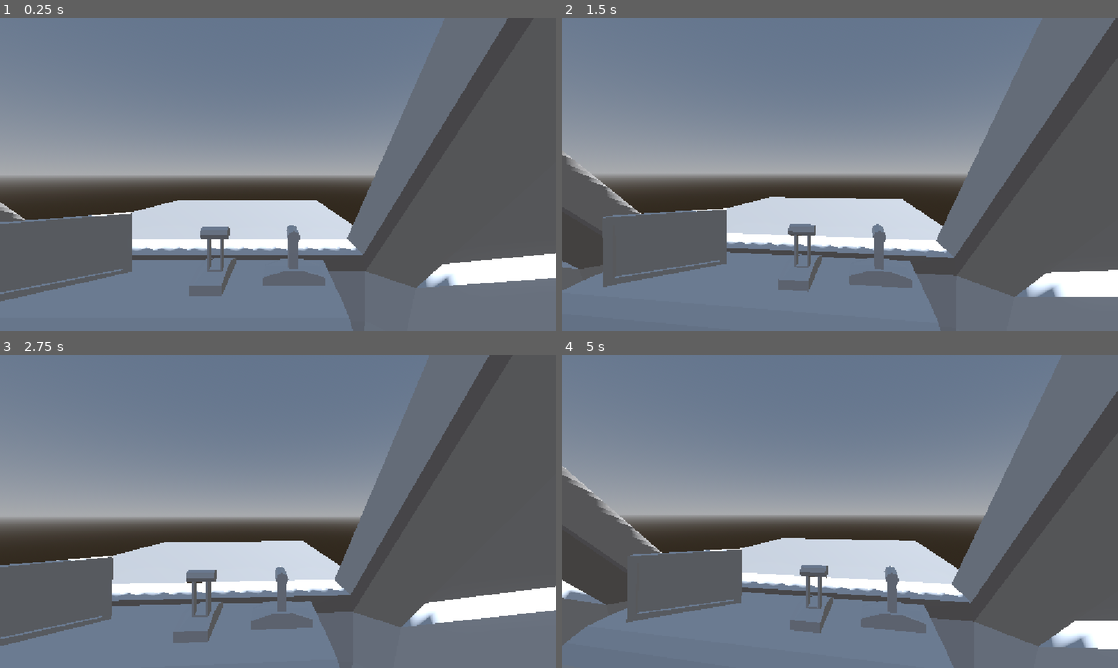
Above: before the commit, frames 1-4 (two rows, left to right).
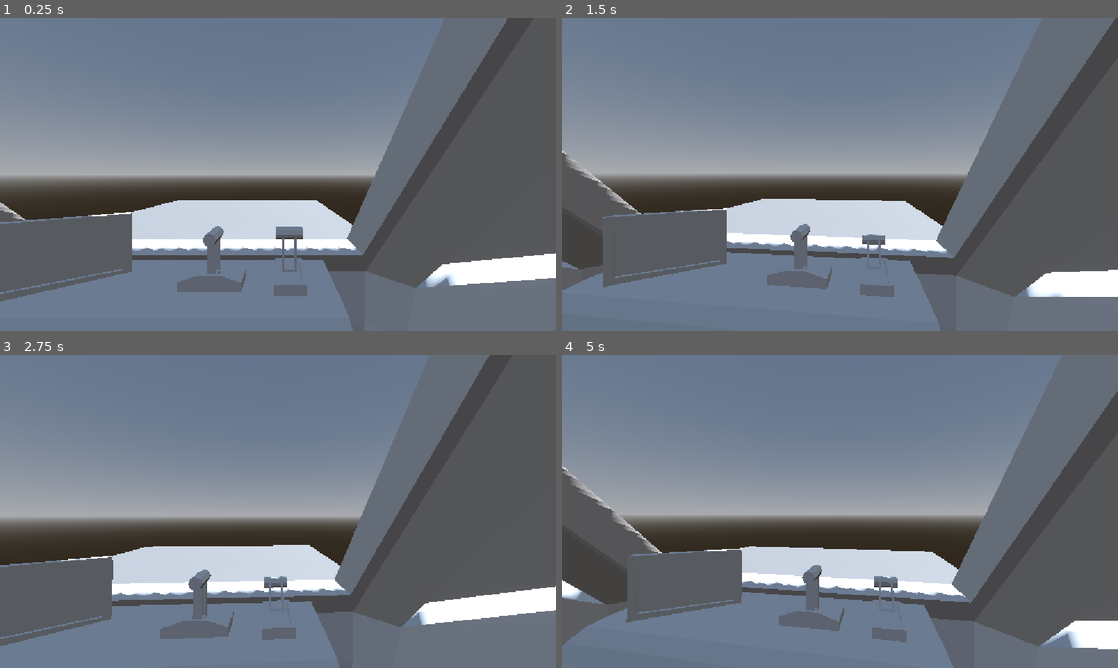
Above: after the commit, the same moments.

Repository: Koefte/space-adventures
Game: Godot game, scene res://scenes/main.tscn
Same seed, same stepped clock (60 frames per second), same inputs: the game is played once before the commit and once after it.
Inputs (mouse positions are in pixels of both pictures, inside the frame that each line leads up to):
- Up to frame 1 (0.25 s): no input
- Up to frame 2 (1.5 s): tap Enter at 0.5 s; move the mouse to (867, 174) at 0.52 s; hold W (move_forward) from 0.53 s (still down); move the mouse to (812, 174) at 1.27 s
- Up to frame 3 (2.75 s): keep holding W (move_forward); move the mouse to (289, 505) at 2.02 s
- Up to frame 4 (5 s): keep holding W (move_forward); move the mouse to (834, 517) at 2.77 s; move the mouse to (878, 514) at 3.52 s; move the mouse to (795, 508) at 4.27 s

The runs differ from the first frame. In frame 1, 1.8% of the frame differs, in the area x 31-59%, y 66-89%; in frame 2, 2.4%; in frame 3, 2.7%; in frame 4, 3.5%, in the area x 0-96%, y 35-94%.

Commit message:
added levers amd assets

Diff:
--- /dev/null
+++ b/lever.gd
@@ -0,0 +1,14 @@
+extends Node3D
+
+@export var max_angle = 55
+
+var lever_value = 0
+
+func get_value() -> float:
+	return lever_value
+
+func set_value(value: float) -> void:
+	lever_value = clamp(value, -1, 1)
+
+func _process(delta: float) -> void:
+	$Armature/Skeleton3D/Lever.rotation_degrees.x = lever_value * max_angle
--- /dev/null
+++ b/lever_handle.gd
@@ -0,0 +1 @@
+extends MeshInstance3D
--- /dev/null
+++ b/scenes/asset_scenes/lever.tscn
@@ -0,0 +1,7 @@
+[gd_scene format=3 uid="uid://wbg0nnwlkopi"]
+
+[ext_resource type="PackedScene" uid="uid://dnh8xsnrpbcsp" path="res://assets/Lever.glb" id="1_8rk8e"]
+[ext_resource type="Script" uid="uid://ckovi5lmmg7fq" path="res://lever.gd" id="2_xw5sw"]
+
+[node name="Lever" unique_id=1631798591 instance=ExtResource("1_8rk8e")]
+script = ExtResource("2_xw5sw")
--- a/scenes/main.tscn
+++ b/scenes/main.tscn
@@ -30,24 +30,24 @@
 use_collision = true
 size = Vector3(15.687256, 0.17675781, 29.361893)
 
-[node name="Player" parent="." unique_id=1377641394 instance=ExtResource("1_0wfyh")]
-transform = Transform3D(1, 0, 0, 0, 1, 0, 0, 0, 1, 0.40988368, 0.9966736, -0.85414135)
-
-[node name="Camera3D" parent="Player/Head" parent_id_path=PackedInt32Array(1377641394, 1476790502) index="0" unique_id=419748671]
-transform = Transform3D(1, 0, 0, 0, 1, 0, 0, 0, 1, 0, -0.43437707, 0)
-
-[node name="Interactor" type="Node3D" parent="Player" unique_id=1220830016]
-script = ExtResource("2_sugp2")
-
 [node name="Spaceship" parent="." unique_id=1268409057 instance=ExtResource("1_o5qli")]
 transform = Transform3D(0.5, 0, 0, 0, 0.5, 0, 0, 0, 0.5, 0, 0.56623554, 0)
 
 [node name="Windows" parent="Spaceship/spaceship" parent_id_path=PackedInt32Array(1268409057, 347072524) index="0" unique_id=419081125]
 transform = Transform3D(1, 0, 0, 0, 1, 0, 0, 0, 1, 0.0017743111, 0, 0.0034601688)
 
-[node name="Lever2" parent="Spaceship" index="1" unique_id=1631798591]
-transform = Transform3D(1, 0, 0, 0, 1, 0, 0, 0, 1, 0.35215437, 0.703948, -3.2331338)
+[node name="F_B_lever" parent="Spaceship/spaceship" parent_id_path=PackedInt32Array(1268409057, 347072524) index="10" unique_id=1631798591]
+transform = Transform3D(1, 0, 0, 0, 1, 0, 0, 0, 1, 0.90262717, 0.705199, -3.2332094)
 
-[editable path="Player"]
+[node name="Player" parent="Spaceship" unique_id=1377641394 instance=ExtResource("1_0wfyh")]
+transform = Transform3D(2, 0, 0, 0, 2, 0, 0, 0, 2, 0.81976736, 0.8608761, -1.7082827)
+
+[node name="Camera3D" parent="Spaceship/Player/Head" parent_id_path=PackedInt32Array(1377641394, 1476790502) index="0" unique_id=419748671]
+transform = Transform3D(1, 0, 0, 0, 1, 0, 0, 0, 1, 0, -0.43437707, 0)
+
+[node name="Interactor" type="Node3D" parent="Spaceship/Player" unique_id=1220830016]
+script = ExtResource("2_sugp2")
+
 [editable path="Spaceship"]
 [editable path="Spaceship/spaceship"]
+[editable path="Spaceship/Player"]
--- a/scenes/spaceship.gd
+++ b/scenes/spaceship.gd
@@ -12,16 +12,20 @@
 @onready var ship_node = $CSGBox3D
 
 func _physics_process(delta: float) -> void:
-	return
-	if false:
+	if Input.is_action_pressed("move_forward"):
 		movement = Vector3.FORWARD * move_speed
 	else :
 		movement.z = lerpf(movement.z, 0, deceleration_factor * delta)
 
-	if false:
-		steer_value = lerpf(steer_value, 1,steer_speed*delta)
-	elif false:
-		steer_value = lerpf(steer_value, -1,steer_speed*delta)
+	$spaceship/F_B_lever.set_value(movement.z)
+
+	if abs(movement.z) > 0.01:
+		if Input.is_action_pressed("move_left"):
+			steer_value = lerpf(steer_value, 1,steer_speed*delta)
+		elif Input.is_action_pressed("move_right"):
+			steer_value = lerpf(steer_value, -1,steer_speed*delta)
+
+	$spaceship/L_R_Lever.set_value(steer_value)
 
 	rotation_degrees.z = steer_value * 45
 
--- a/scenes/spaceship.tscn
+++ b/scenes/spaceship.tscn
@@ -2,17 +2,17 @@
 
 [ext_resource type="Script" uid="uid://da46hymo2ogrl" path="res://scenes/spaceship.gd" id="1_yqmju"]
 [ext_resource type="PackedScene" uid="uid://bv3su3k5alh2f" path="res://assets/spaceship.glb" id="3_v0rat"]
-[ext_resource type="PackedScene" uid="uid://dnh8xsnrpbcsp" path="res://assets/Lever.glb" id="3_xs8u7"]
+[ext_resource type="PackedScene" uid="uid://wbg0nnwlkopi" path="res://scenes/asset_scenes/lever.tscn" id="3_xs8u7"]
 
 [node name="Spaceship" type="CharacterBody3D" unique_id=1268409057]
 script = ExtResource("1_yqmju")
 
 [node name="spaceship" parent="." unique_id=347072524 instance=ExtResource("3_v0rat")]
 
-[node name="Lever2" parent="." unique_id=1631798591 instance=ExtResource("3_xs8u7")]
-transform = Transform3D(1, 0, 0, 0, 1, 0, 0, 0, 1, 0.35215437, 0.70394796, -3.2331338)
+[node name="F_B_lever" parent="spaceship" unique_id=1631798591 instance=ExtResource("3_xs8u7")]
+transform = Transform3D(1, 0, 0, 0, 1, 0, 0, 0, 1, 0.93991184, 0.7014535, -3.1658578)
 
-[node name="Lever3" parent="." unique_id=1124405424 instance=ExtResource("3_xs8u7")]
-transform = Transform3D(-4.371139e-08, 0, -1, 0, 1, 0, 1, 0, -4.371139e-08, 0.9309309, 0.6991952, -3.2331338)
+[node name="L_R_Lever" parent="spaceship" unique_id=188669668 instance=ExtResource("3_xs8u7")]
+transform = Transform3D(-4.371139e-08, 0, -1, 0, 1, 0, 1, 0, -4.371139e-08, 0.36178112, 0.7014535, -3.1658578)
 
 [editable path="spaceship"]
Not shown, added: lever.gd.uid
Not shown, added: lever_handle.gd.uid
